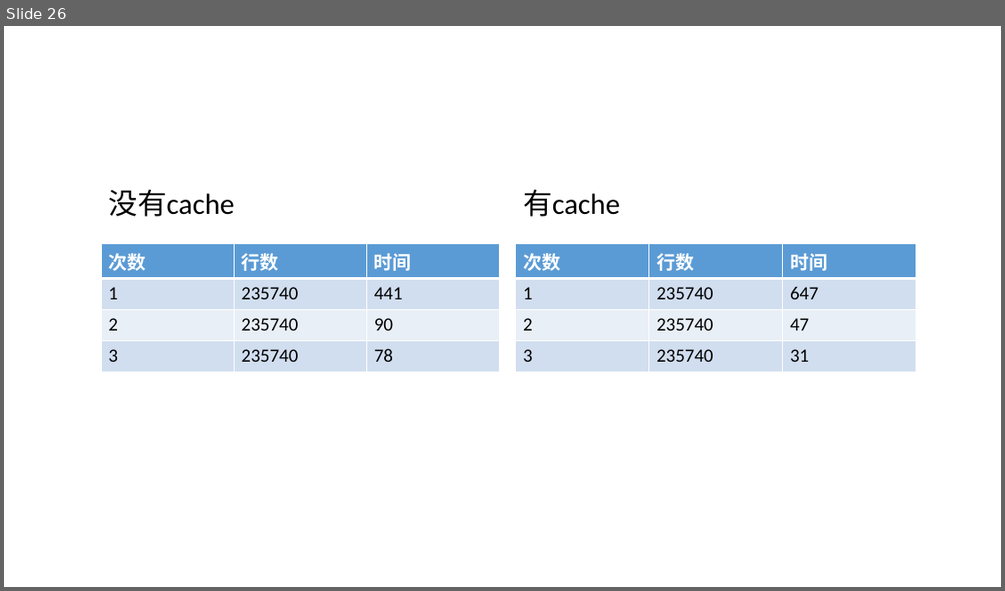
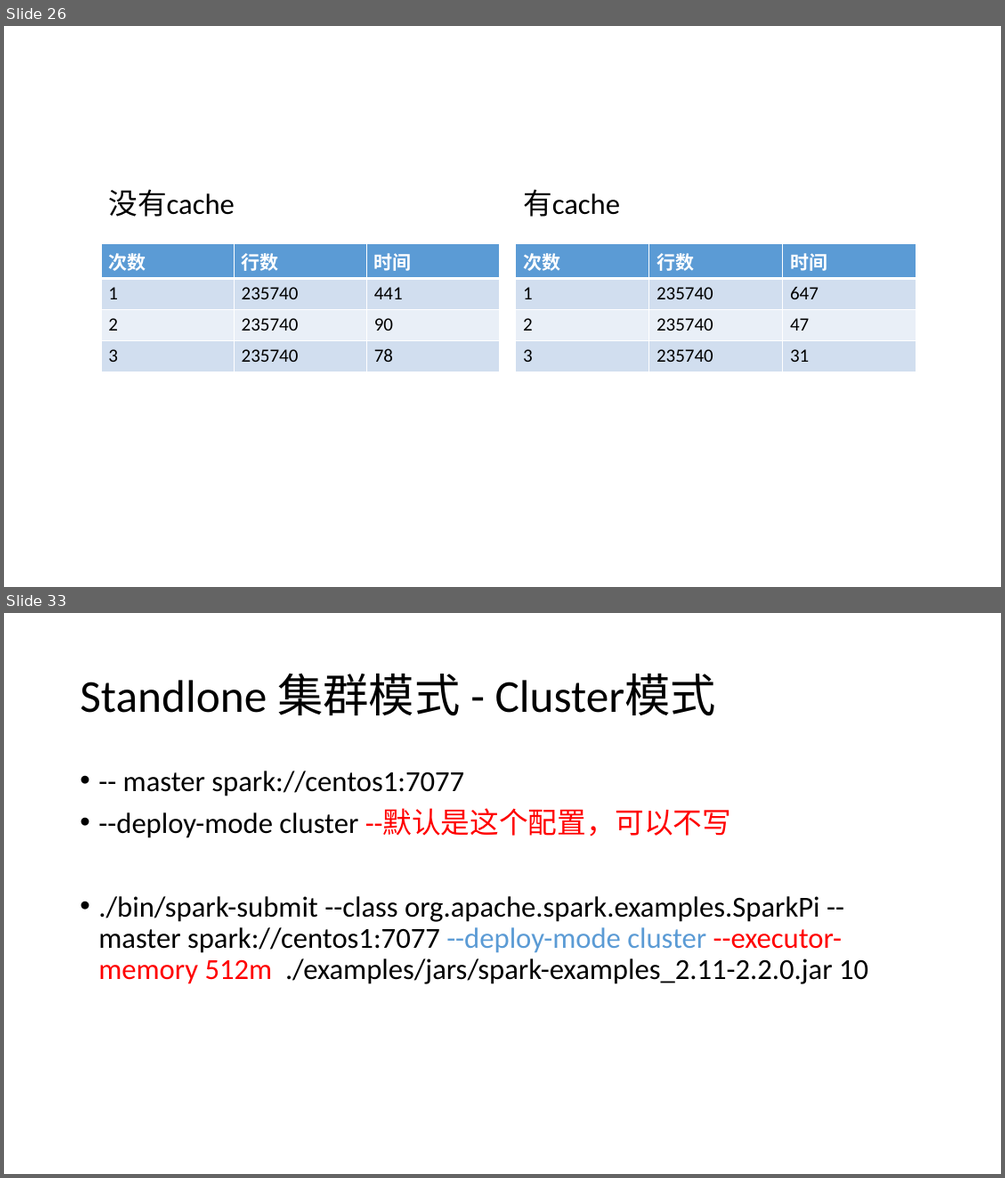
Before and after one commit to zhangpanfeng/darren-spark, a slide deck: doc/Spark.pptx. Shown one above the other, each under a label of ours: slide 26 before the commit, slides 26 and 33 after it; the slides between them are not shown. The pictures are 1005x591 and 1005x1178 pixels, drawn with LibreOffice and Linux fonts; fonts in the diff are those of the drawing. Boxes give left, top, right and bottom in pixels: in the first picture for what was removed or moved away, otherwise in the second. Text is boxed around its words. In the diff, an @@ line names an element or a change of style, - is before the commit and + after.

Commit message:
update master

```diff
--- a/doc/Spark.pptx
+++ b/doc/Spark.pptx
@@ slide 33 added at <box>4,613,1001,1174</box>, background #FFFFFF @@
@@ title added at <box>80,674,717,716</box>, 44 pt, text #000000 @@
+Standlone 集群模式 - Cluster模式
@@ text added at <box>98,771,868,984</box>, 28 pt, text #000000 @@
+• -- master spark://centos1:7077
+• --deploy-mode cluster --默认是这个配置，可以不写
+• ./bin/spark-submit --class org.apache.spark.examples.SparkPi --master spark://centos1:7077 --deploy-mode cluster --executor-memory 512m ./examples/jars/spark-examples_2.11-2.2.0.jar 10
```
Also in this commit, not shown: 12 other slides added, 2 slides removed, 8 other files.
